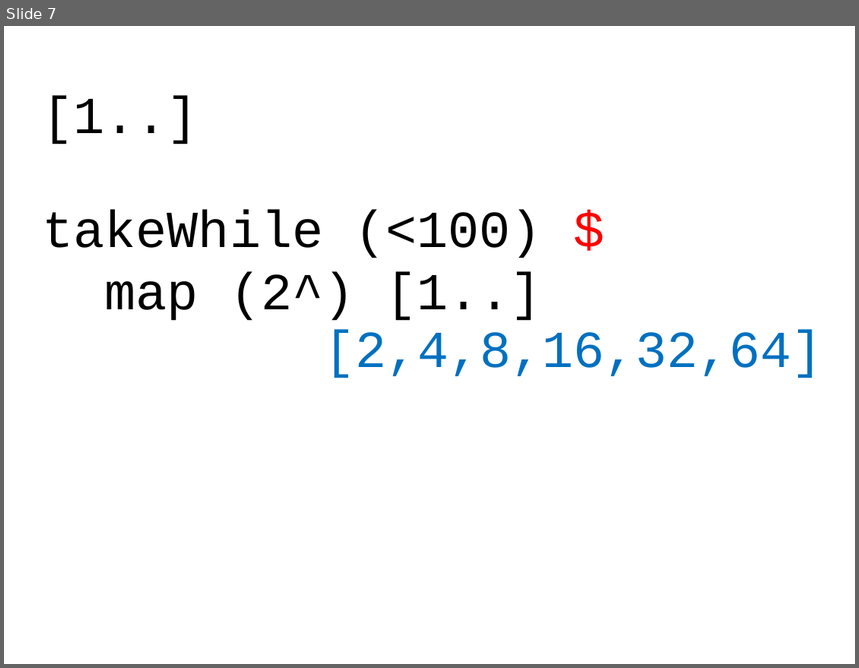
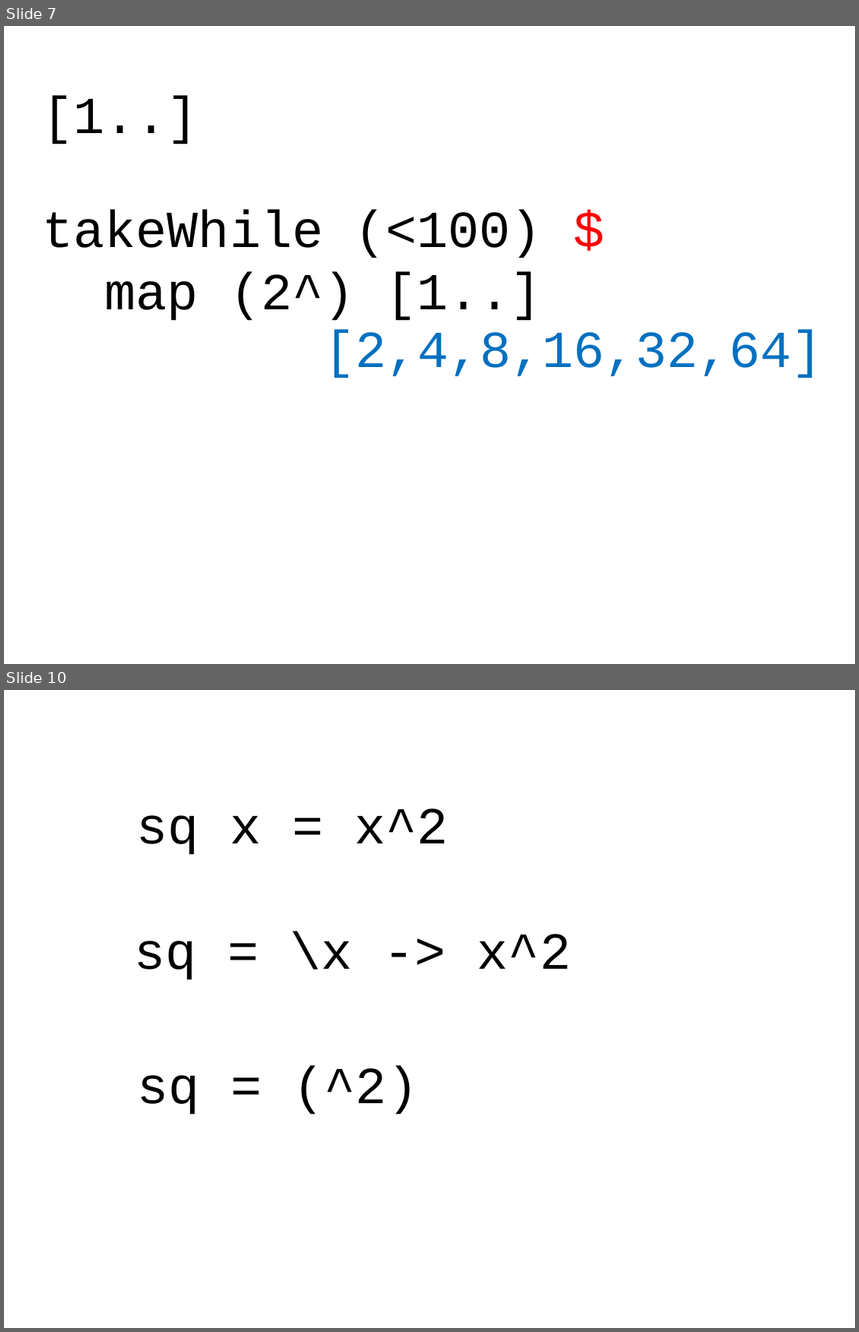
Before and after one commit to dominicprior/beginning-haskell-course, a slide deck: beginning-haskell.pptx. Shown one above the other, each under a label of ours: slide 7 before the commit, slides 7 and 10 after it; the slides between them are not shown. The pictures are 859x668 and 859x1332 pixels, drawn with LibreOffice and Linux fonts; fonts in the diff are those of the drawing. Boxes give left, top, right and bottom in pixels: in the first picture for what was removed or moved away, otherwise in the second. Text is boxed around its words. In the diff, an @@ line names an element or a change of style, - is before the commit and + after.

```diff
--- a/beginning-haskell.pptx
+++ b/beginning-haskell.pptx
@@ slide 10 added at (4, 690, 855, 1328), background #FFFFFF @@
@@ text added at (136, 809, 449, 855), 44 pt, text #000000 @@
+sq x = x^2
@@ text added at (134, 932, 571, 980), 44 pt, text #000000 @@
+sq = \x -> x^2
@@ text added at (138, 1065, 418, 1115), 44 pt, text #000000 @@
+sq = (^2)
```
Also in this commit, not shown: 1 slide changed, 7 other slides added.
